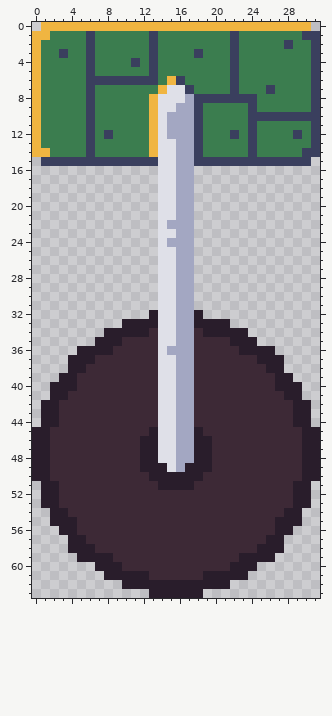
One commit to this pixel-art sprite: textures/wheel.png. The first picture shows the starting point.
The file is 32x64 pixels.
Once edited:
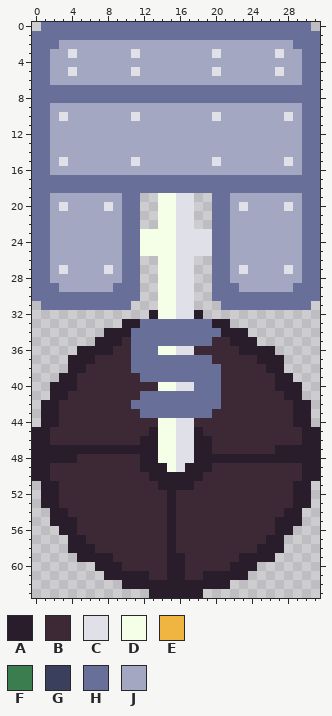
Palette (. is transparent): A #291d2b  B #3d2936  C #dfe0e8  D #f5ffe8  E #f0b541  F #3b7d4f  G #3a3f5e  H #686f99  J #a3a7c2
Diff:
Changed rows in their new state; - is an unchanged pixel.
first column x 0:
 0 -HHHHHHHHHHHHHHHHHHHHHHHHHHHHHH-
 1 HHHHHHHHHHHHHHHHHHHHHHHHHHHHHHHH
 2 HHHJJJJJJJJJJJJJJJJJJJJJJJJJJHHH
 3 HHJJCJJJJJJCJJJJJJJJCJJJJJJCJJHH
 4 HHJJJJJJJJJJJJJJJJJJJJJJJJJJJJHH
 5 HHJJCJJJJJJCJJJJJJJJCJJJJJJCJJHH
 6 HHJJJJJJJJJJJJJJJJJJJJJJJJJJJJHH
 7 HHHHHHHHHHHHHHHHHHHHHHHHHHHHHHHH
 8 HHHHHHHHHHHHHHHHHHHHHHHHHHHHHHHH
 9 HHJJJJJJJJJJJJJJ--JJJJJJJJJJJJHH
10 HHJCJJJJJJJCJJJ---JJCJJJJJJJCJHH
11 HHJJJJJJJJJJJJJ---JJJJJJJJJJJJHH
12 HHJJJJJJJJJJJJJ---JJJJJJJJJJJJHH
13 HHJJJJJJJJJJJJJJ--JJJJJJJJJJJJHH
14 HHJJJJJJJJJJJJJJ--JJJJJJJJJJJJHH
15 HHJCJJJJJJJCJJJJ--JJCJJJJJJJCJHH
16 HHJJJJJJJJJJJJJJ--JJJJJJJJJJJJHH
17 HHHHHHHHHHHHHHHHHHHHHHHHHHHHHHHH
18 HHHHHHHHHHHHHHHHHHHHHHHHHHHHHHHH
19 HHJJJJJJJJHH--DDCC--HHJJJJJJJJHH
20 HHJCJJJJCJHH--DDCC--HHJCJJJJCJHH
21 HHJJJJJJJJHH--DDCC--HHJJJJJJJJHH
22 HHJJJJJJJJHH--DDCC--HHJJJJJJJJHH
23 HHJJJJJJJJHHDDDDCCCCHHJJJJJJJJHH
24 HHJJJJJJJJHHDDDDCCCCHHJJJJJJJJHH
25 HHJJJJJJJJHHDDDDCCCCHHJJJJJJJJHH
26 HHJJJJJJJJHH--DDCC--HHJJJJJJJJHH
27 HHJCJJJJCJHH--DDCC--HHJCJJJJCJHH
28 HHJJJJJJJJHH--DDCC--HHJJJJJJJJHH
29 HHHJJJJJJHHH--DDCC--HHHJJJJJJHHH
30 HHHHHHHHHHHH--DDCC--HHHHHHHHHHHH
31 -HHHHHHHHHH---DDCC---HHHHHHHHHH-
32 --------------DDCC--------------
33 ------------HHHHHHHH------------
34 -----------HHHHHHHHHH-----------
35 -----------HHHHHHHHH------------
36 -----------HHHDDCC--------------
37 -----------HHHHHHHHH------------
38 -----------HHHHHHHHHH-----------
39 ------------HHHHHHHHH-----------
40 --------------DDCCHHH-----------
41 ------------HHHHHHHHH-----------
42 -----------HHHHHHHHHH-----------
43 ------------HHHHHHHH------------
44 --------------DDCC--------------
45 --------------DDCC--------------
46 --------------DDCC--------------
47 --AAAAAAAAAA--DDCC---------AAA--
48 --AAA---------DDCC--AAAAAAAAAA--
49 ---------------DC---------------
52 ---------------A----------------
53 ---------------A----------------
54 ---------------A----------------
55 ---------------A----------------
56 ---------------A----------------
57 ---------------A----------------
58 ---------------A----------------
59 ---------------AA---------------
60 ---------------AA---------------
61 ---------------AA---------------
Boxes around the changes in both pictures, in picture pixels (x1, y1, x2, y2):
changed: (32, 22, 320, 580)
